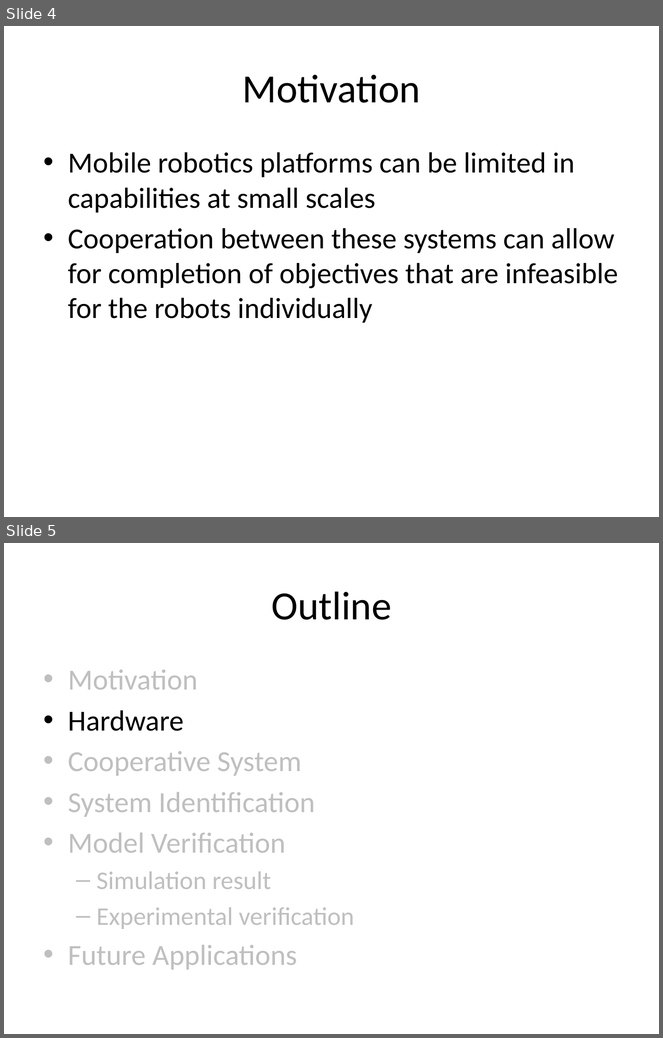
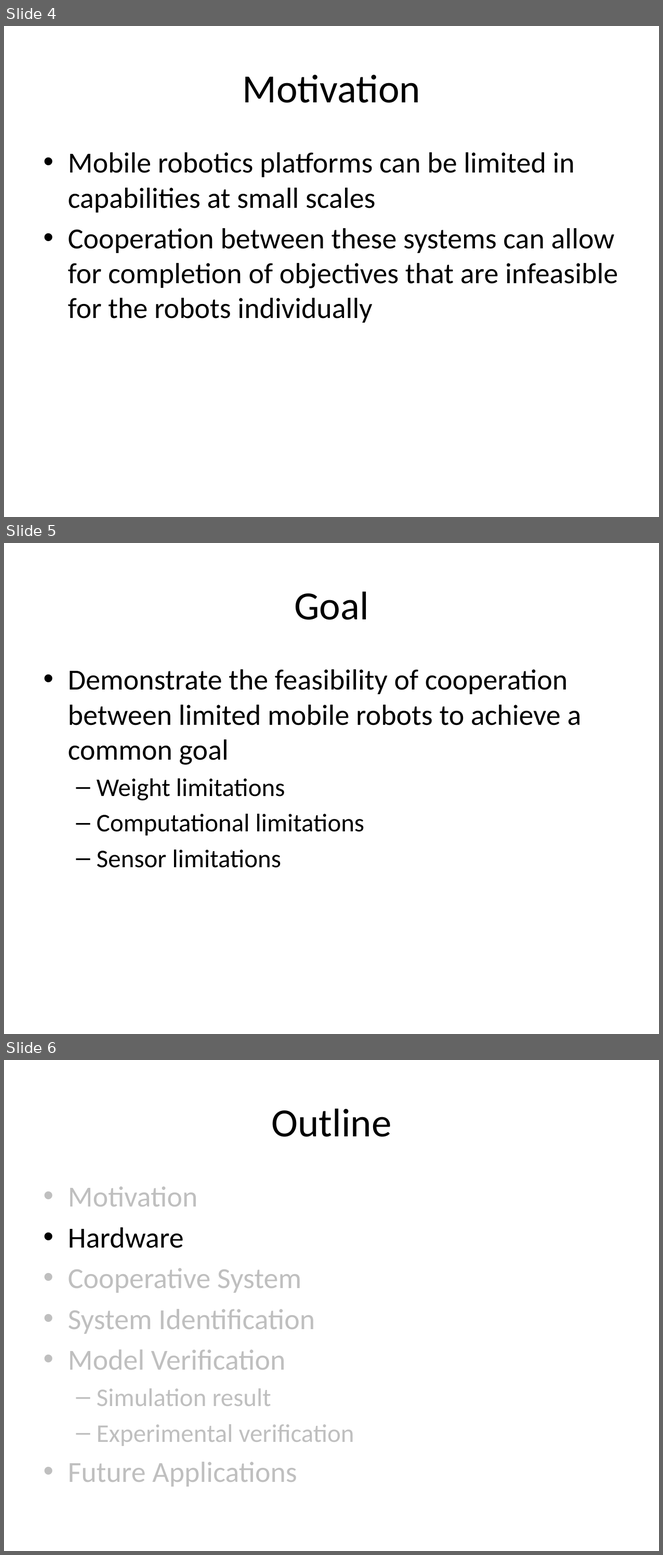
Before and after one commit to ryanjulian/manuscript-aamas2013, a slide deck: presentation/AAMAS_2013.pptx. Shown one above the other, each under a label of ours: slides 4 and 5 before the commit, slides 4, 5 and 6 after it. The pictures are 663x1038 and 663x1555 pixels, drawn with LibreOffice and Linux fonts; fonts in the diff are those of the drawing. Boxes give left, top, right and bottom in pixels: in the first picture for what was removed or moved away, otherwise in the second. Text is boxed around its words. In the diff, an @@ line names an element or a change of style, - is before the commit and + after.

Commit message:
updates to ppt

```diff
--- a/presentation/AAMAS_2013.pptx
+++ b/presentation/AAMAS_2013.pptx
@@ slide 5 added at (4, 543, 659, 1034), background #FFFFFF @@
@@ title added at (294, 591, 369, 620), 44 pt, text #000000 @@
+Goal
@@ text added at (68, 669, 582, 868), 32 pt, text #000000 @@
+• Demonstrate the feasibility of cooperation between limited mobile robots to achieve a common goal
+  – Weight limitations
+  – Computational limitations
+  – Sensor limitations
@@ what was slide 5 is now slide 6 @@
```
Also in this commit, not shown: 10 other slides added, 4 slides removed, 1 other file.
